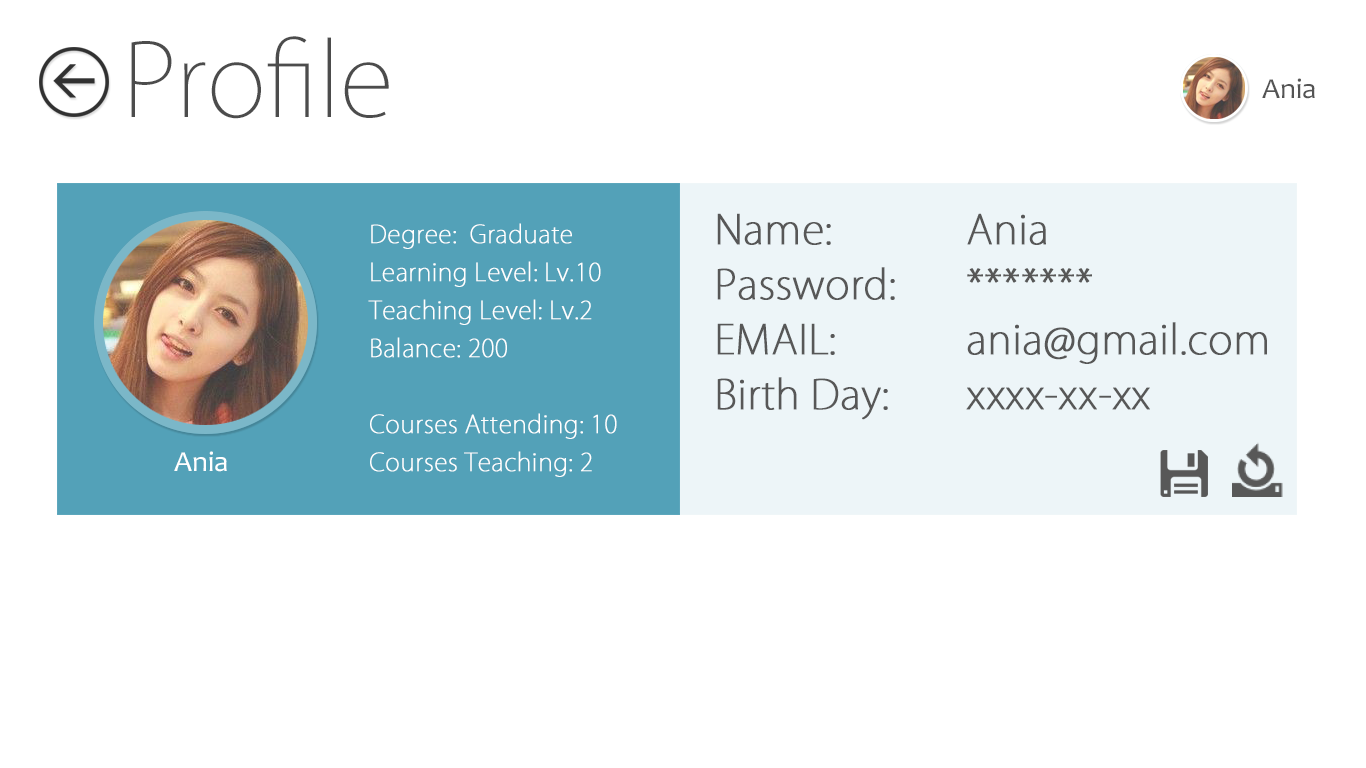
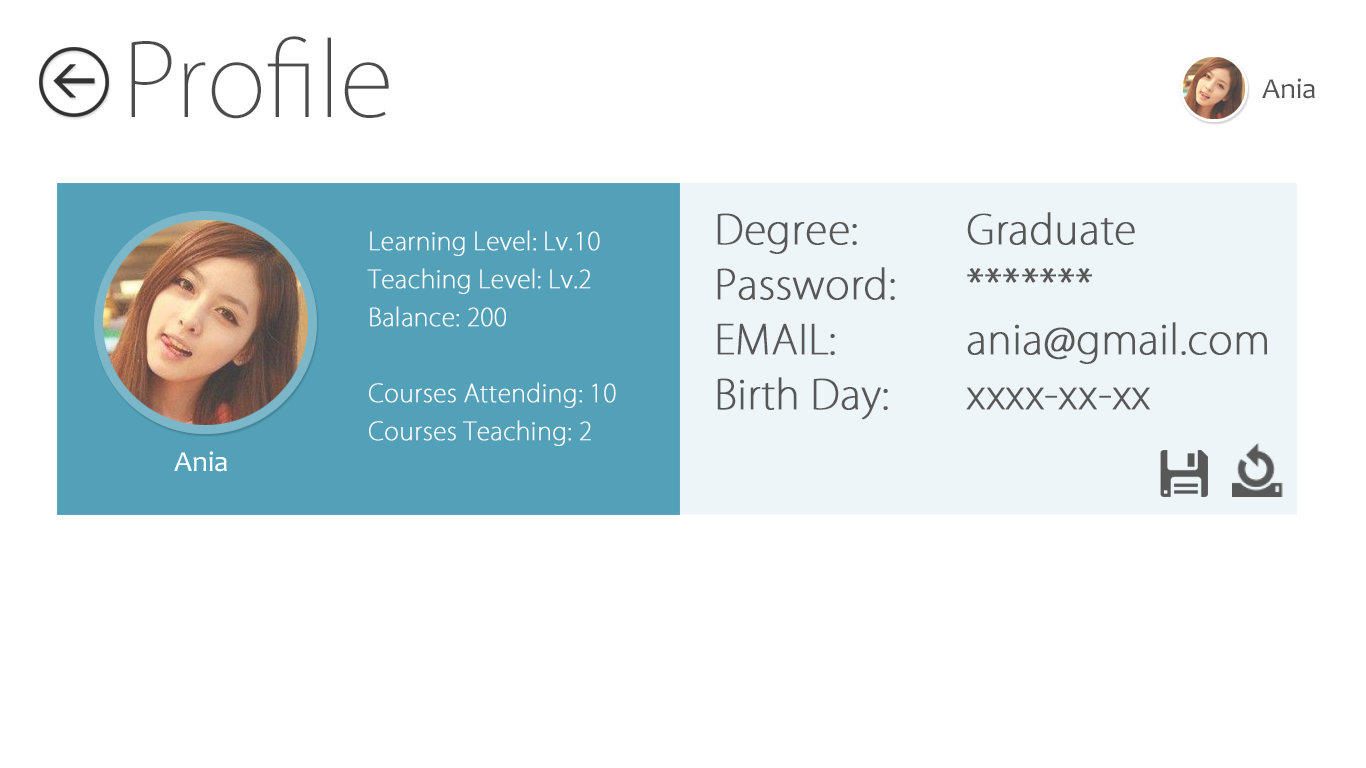
Layers edited between the first and the second (1366, 768) image:
renamed "Degree: Graduate Learning Level: Lv.10 Teaching Level: Lv.2 Ba" to "Learning Level: Lv.10 Teaching Level: Lv.2 Balance: 200 Course", painted on it over [367, 223, 617, 477]
renamed "Name: Ania Password: ******* EMAIL: ania@gmail.com" to "Degree: Graduate Password: ******* EMAIL: ania@gmail.", painted on it over [717, 212, 1135, 254]
